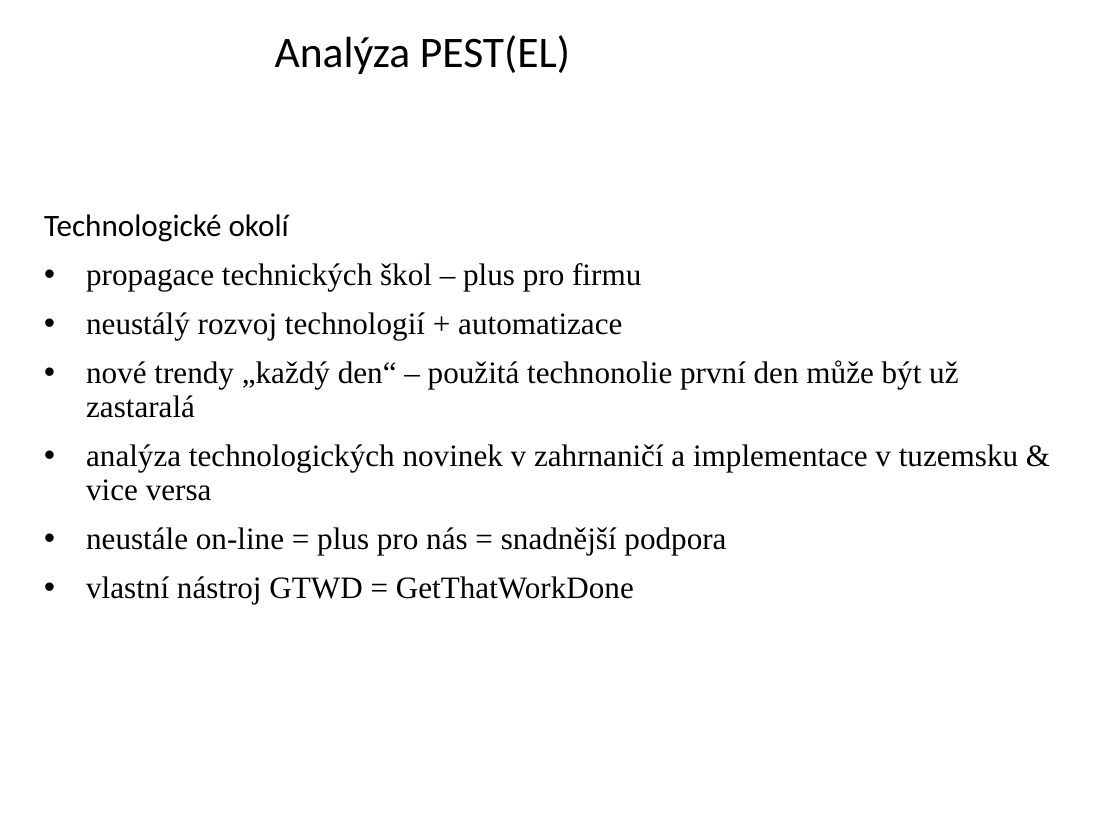
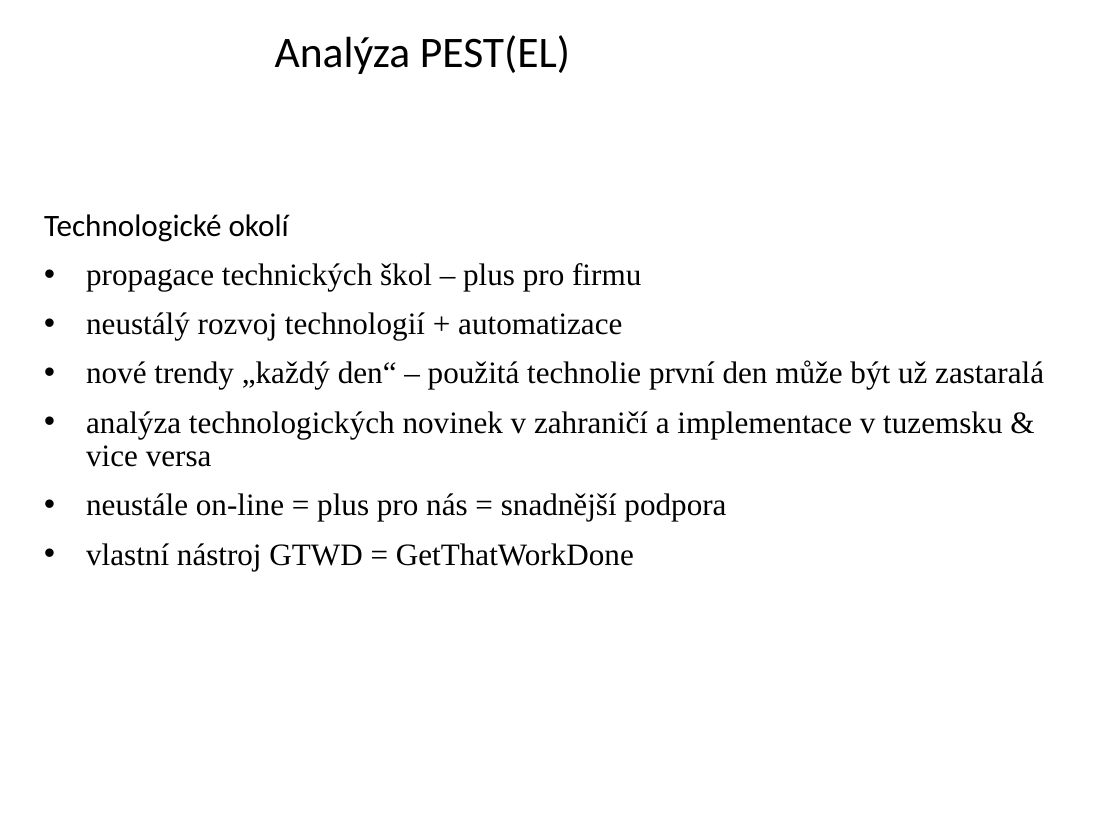
Before and after one commit to ZiipSi/tpr, a slide deck: slide 21 of source/files/Hnat_Zakopal_TPR_prezentace_1.pptx. Drawn at 1120x840 pixels with LibreOffice and Linux fonts; fonts in the diff are those of the drawing; background and template pictures are left out. Boxes give left, top, right and bottom in pixels: in the first picture for what was removed or moved away, otherwise in the second. Text is boxed around its words. In the diff, an @@ line names an element or a change of style, - is before the commit and + after.

Commit message:
Před první prezentací snad rdy

```diff
--- a/source/files/Hnat_Zakopal_TPR_prezentace_1.pptx
+++ b/source/files/Hnat_Zakopal_TPR_prezentace_1.pptx
@@ text at <box>86,360,1044,467</box>: text changed @@
-• nové trendy „každý den“ – použitá technonolie první den může být už zastaralá
-• analýza technologických novinek v zahrnaničí a implementace v tuzemsku & vice versa
+• nové trendy „každý den“ – použitá technolie první den může být už zastaralá
+• analýza technologických novinek v zahraničí a implementace v tuzemsku & vice versa
```
Also in this commit, not shown: 1 other slide changed, 4 other files.
